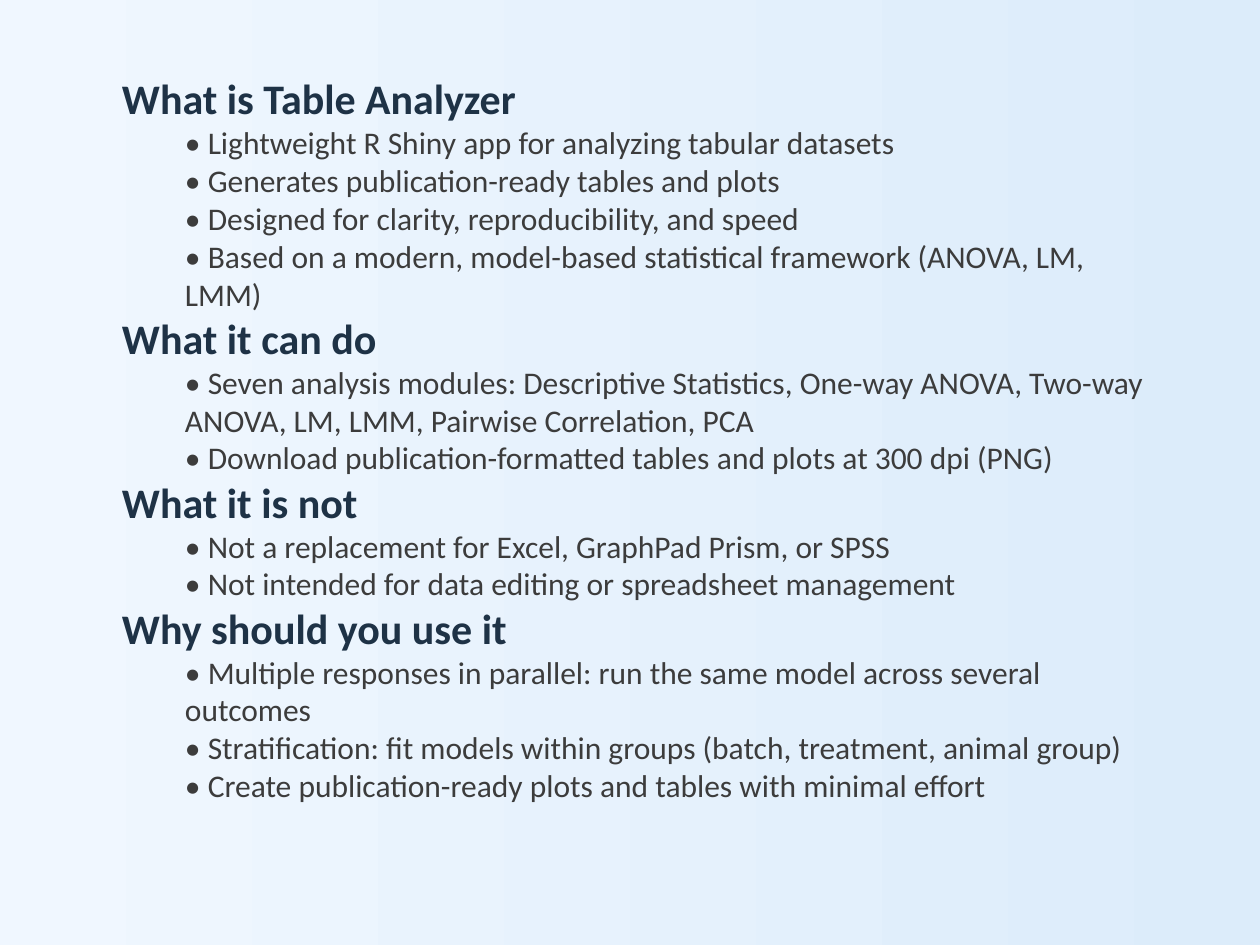
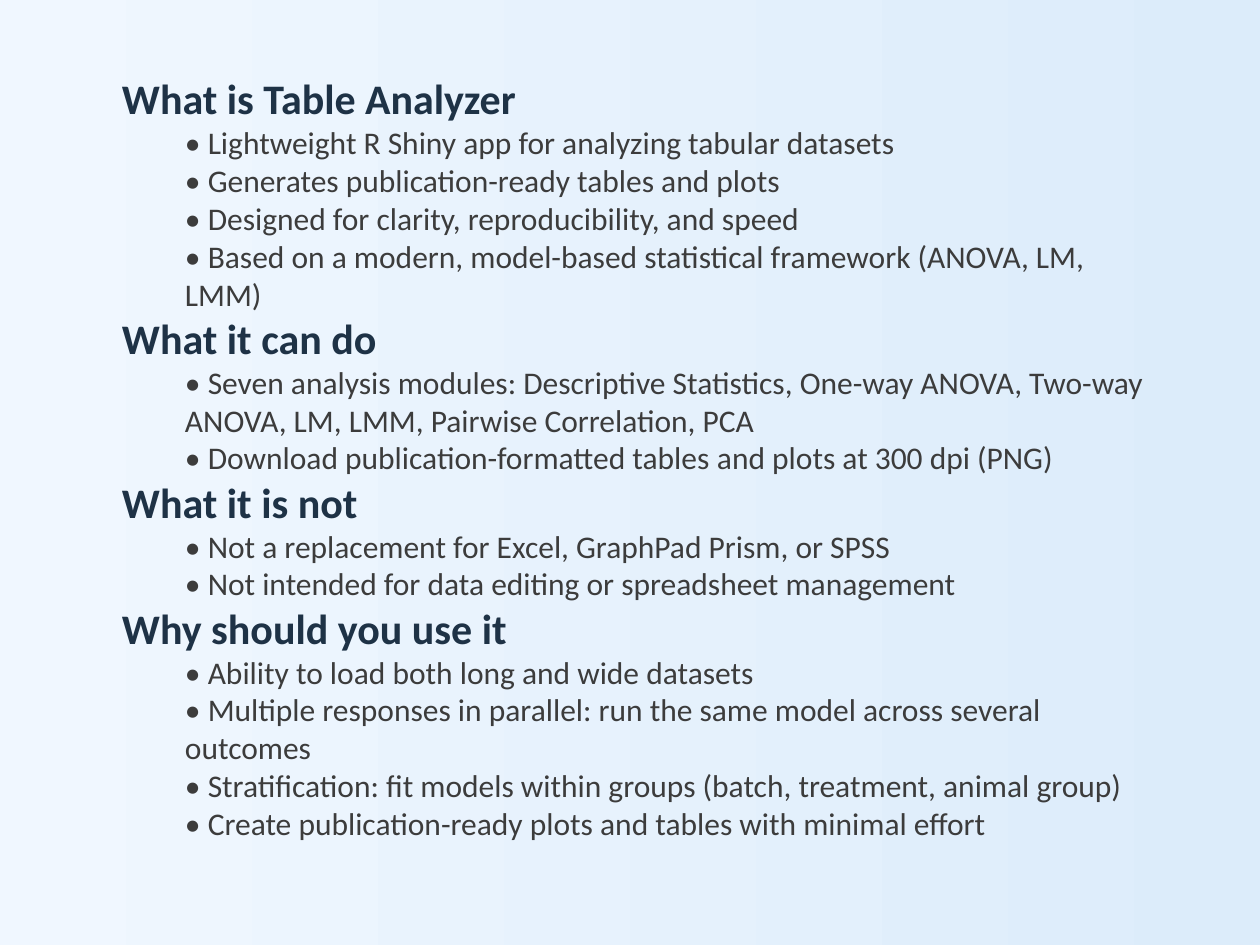
Before and after one commit to nicola-palmieri/TableAnalyzer, a slide deck: slide 3 of presentations/Table_Analyzer_Overview.pptx. Drawn at 1260x945 pixels with LibreOffice and Linux fonts; fonts in the diff are those of the drawing. Boxes give left, top, right and bottom in pixels: in the first picture for what was removed or moved away, otherwise in the second. Text is boxed around its words. In the diff, an @@ line names an element or a change of style, - is before the commit and + after.

```diff
--- a/presentations/Table_Analyzer_Overview.pptx
+++ b/presentations/Table_Analyzer_Overview.pptx
@@ text at box(208, 662, 753, 690): paragraph added @@
+  • Ability to load both long and wide datasets
```
Also in this commit, not shown: 1 other slide changed, 1 slide added, 3 other files.
